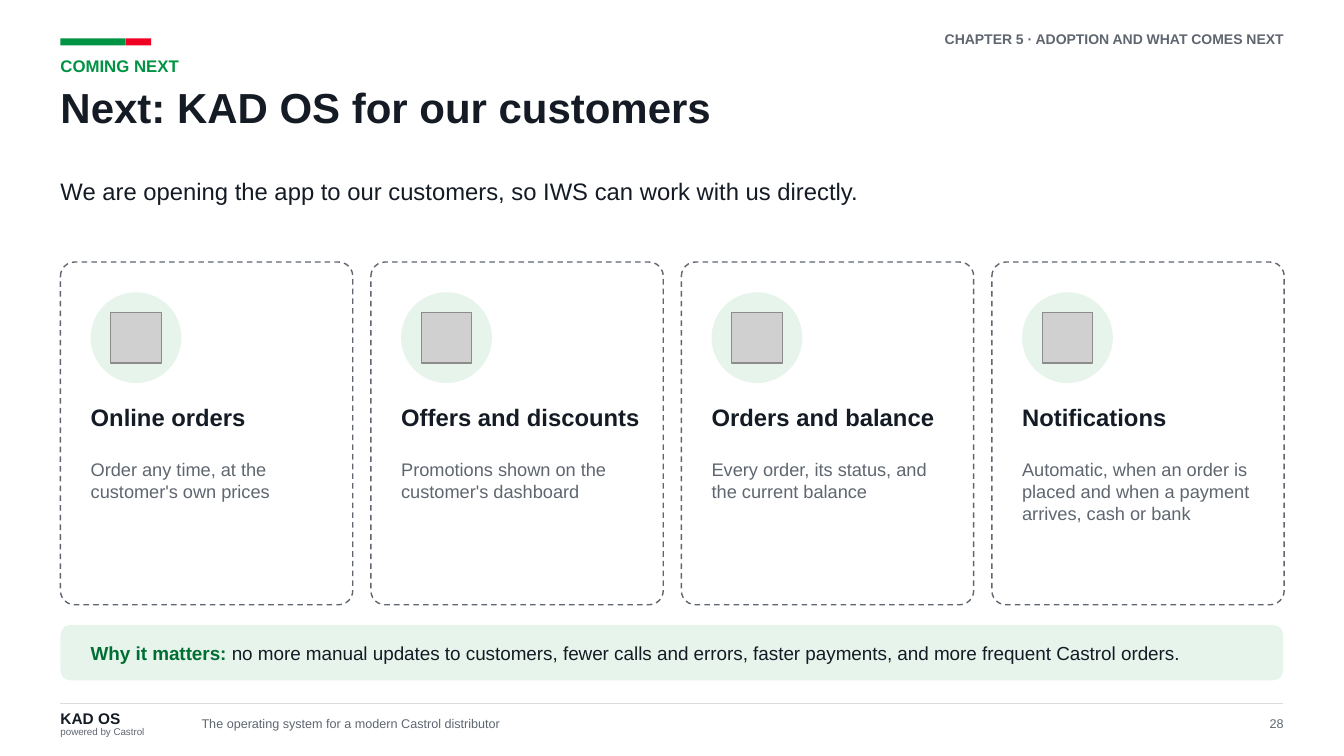
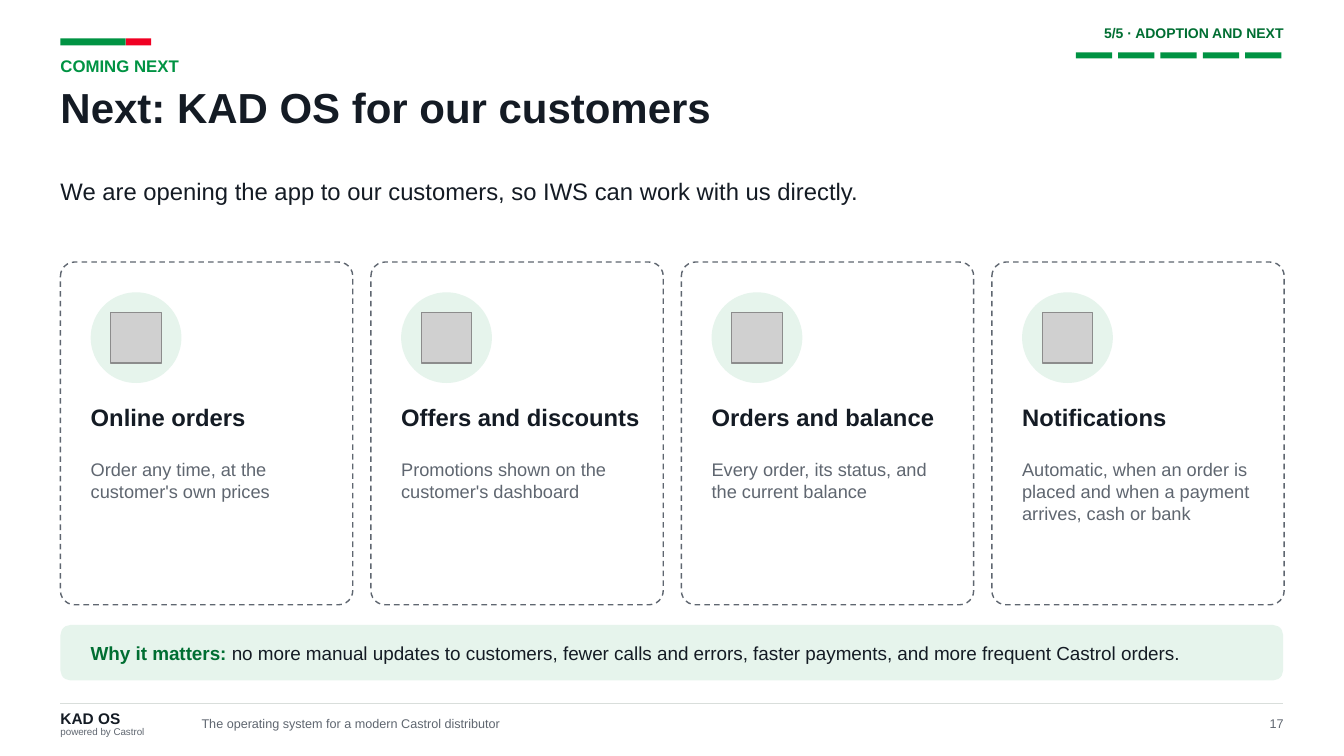
Before and after one commit to kdavtian/SalesManagerVisits, a slide deck: slide 17 of docs/castrol-global/KAD_OS_Castrol_Teams.pptx (slide 28 before the commit). Drawn at 1344x756 pixels with LibreOffice and Linux fonts; fonts in the diff are those of the drawing; grey boxes stand for pictures. Boxes give left, top, right and bottom in pixels: in the first picture for what was removed or moved away, otherwise in the second. Text is boxed around its words. In the diff, an @@ line names an element or a change of style, - is before the commit and + after.

```diff
--- a/docs/castrol-global/KAD_OS_Castrol_Teams.pptx
+++ b/docs/castrol-global/KAD_OS_Castrol_Teams.pptx
@@ text at box(1104, 28, 1283, 39): text changed; text colour #5F6670 to #006E32 @@
-CHAPTER 5 · ADOPTION AND WHAT COMES NEXT
+5/5 · ADOPTION AND NEXT
@@ rectangle added at box(1076, 52, 1112, 58), fill #009343 @@
@@ rectangle added at box(1118, 52, 1154, 58), fill #009343 @@
@@ rectangle added at box(1160, 52, 1197, 58), fill #009343 @@
@@ rectangle added at box(1203, 52, 1239, 58), fill #009343 @@
@@ rectangle added at box(1245, 52, 1281, 58), fill #009343 @@
@@ text at box(1270, 719, 1284, 728): text changed @@
-28
+17
```
Also in this commit, not shown: 22 other slides changed, 1 slide added, 19 slides removed, 6 other files.
